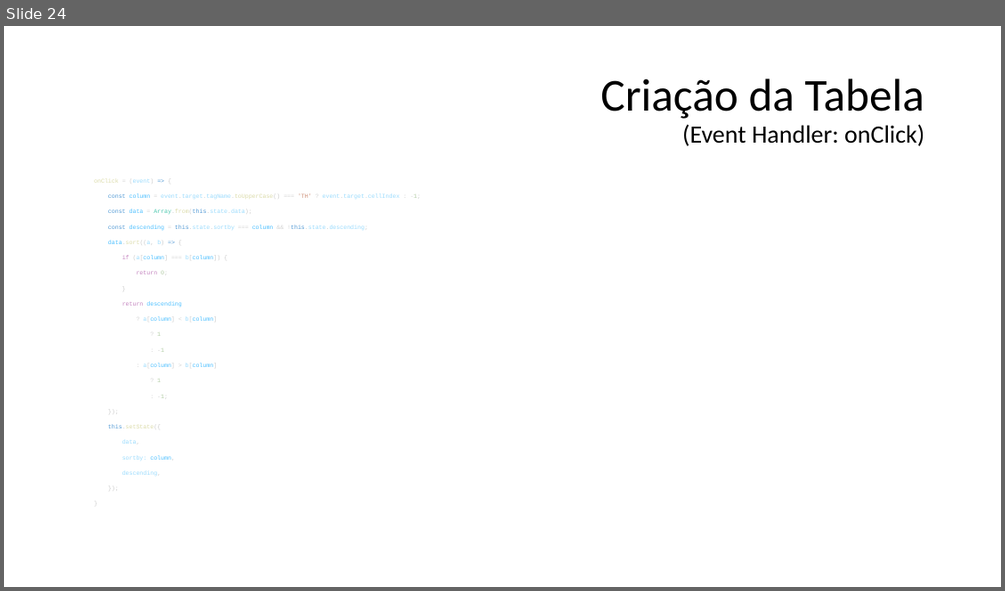
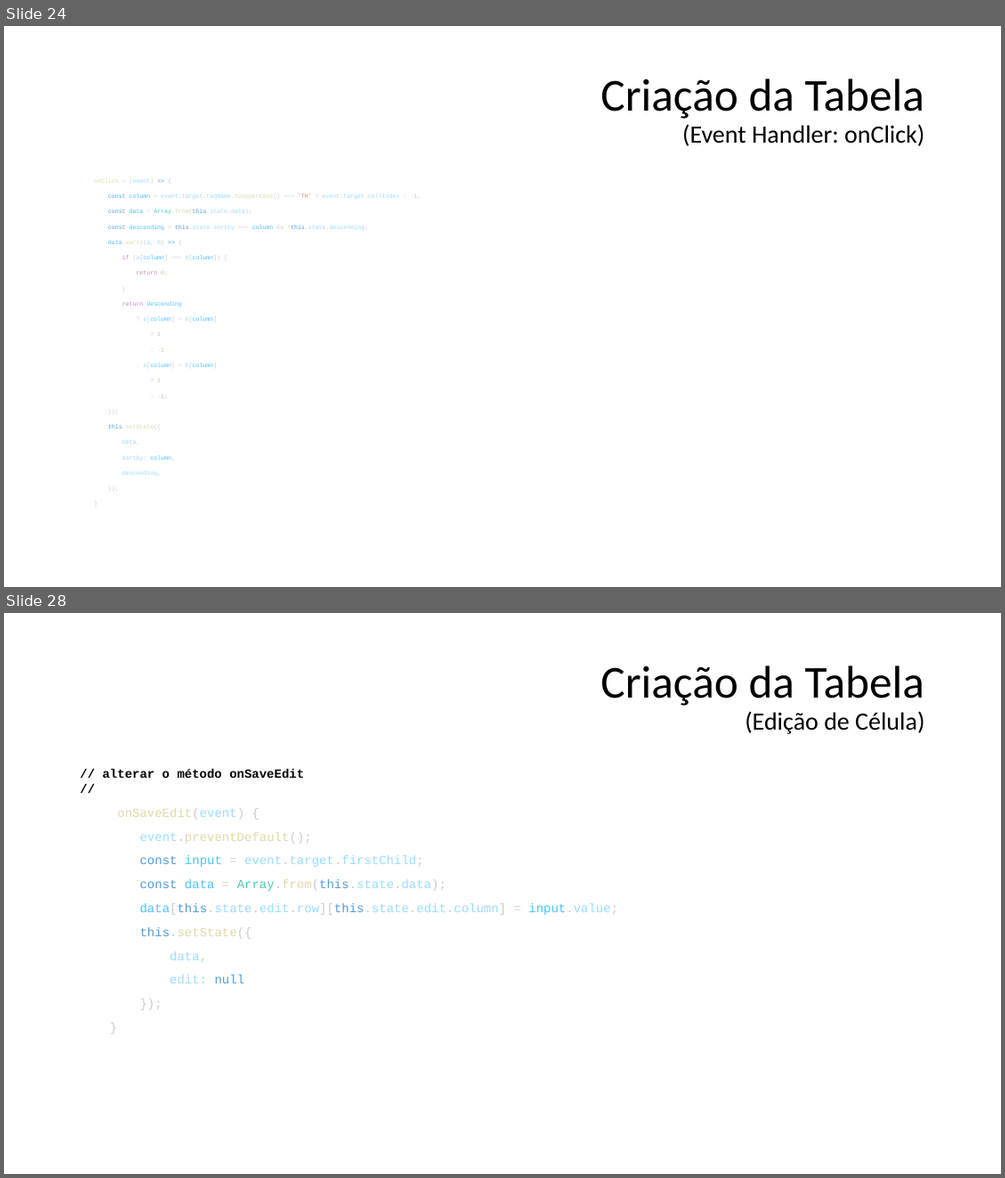
Before and after one commit to tadeumaffeis/ProgramacaoMultiplataforma, a slide deck: Aulas/04 - Criação de Tabela com Controles/04 - Tabela com Controles.pptx. Shown one above the other, each under a label of ours: slide 24 before the commit, slides 24 and 28 after it; the slides between them are not shown. The pictures are 1005x591 and 1005x1178 pixels, drawn with LibreOffice and Linux fonts; fonts in the diff are those of the drawing. Boxes give left, top, right and bottom in pixels: in the first picture for what was removed or moved away, otherwise in the second. Text is boxed around its words. In the diff, an @@ line names an element or a change of style, - is before the commit and + after.

```diff
--- a/Aulas/04 - Criação de Tabela com Controles/04 - Tabela com Controles.pptx
+++ b/Aulas/04 - Criação de Tabela com Controles/04 - Tabela com Controles.pptx
@@ slide 28 added at <box>4,613,1001,1174</box>, background #FFFFFF @@
@@ title added at <box>600,666,924,734</box>, 24 pt, text #000000 @@
+Criação da Tabela
+(Edição de Célula)
@@ text added at <box>103,769,618,983</box>, 12 pt, text #9CDCFE @@
+// alterar o método onSaveEdit
+//
+onSaveEdit(event) {
+event.preventDefault();
+const input = event.target.firstChild;
+const data = Array.from(this.state.data);
+data[this.state.edit.row][this.state.edit.column] = input.value;
+this.setState({
+data,
+edit: null
+});
+}
```
Also in this commit, not shown: 4 other slides added, 7 other files.
